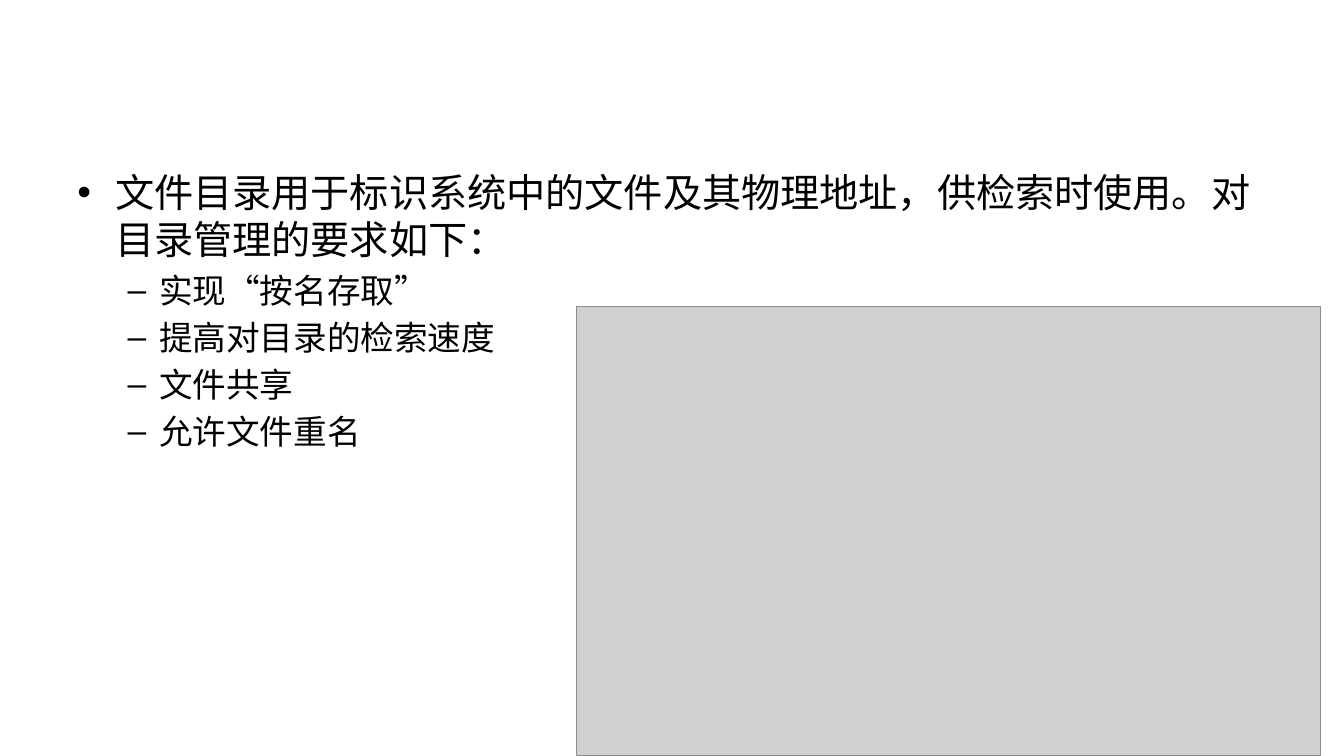
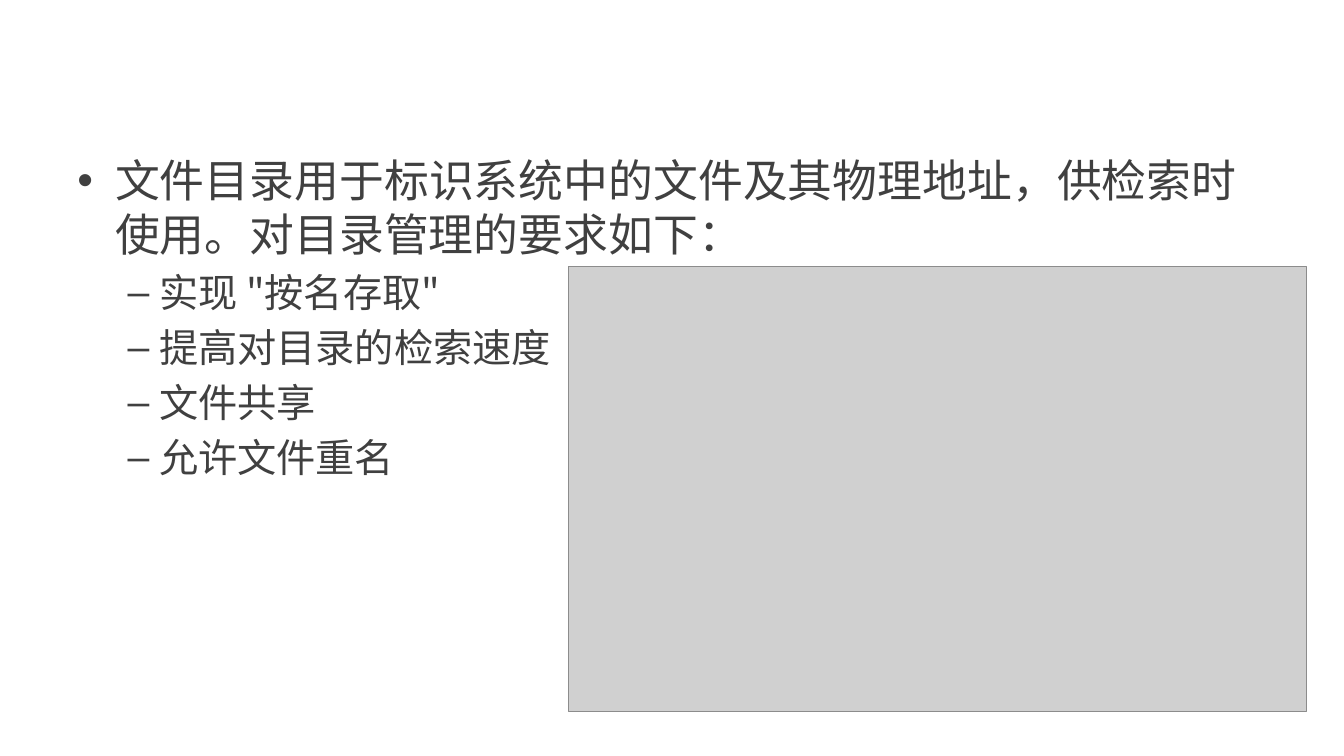
Before and after one commit to edu2act/course-computerIntroduction, a slide deck: slide 42 of materials/slides/ch05.pptx (slide 26 before the commit). Drawn at 1344x756 pixels with LibreOffice and Linux fonts; fonts in the diff are those of the drawing; grey boxes stand for pictures; background and template pictures are left out. Boxes give left, top, right and bottom in pixels: in the first picture for what was removed or moved away, otherwise in the second. Text is boxed around its words. In the diff, an @@ line names an element or a change of style, - is before the commit and + after.

```diff
--- a/materials/slides/ch05.pptx
+++ b/materials/slides/ch05.pptx
@@ text "文件目录用于标识系统中的文件及其物理地址，供检索时使用。对目录管理的要求如下：": place and size @@
-text "文件目录用于标识系统中的文件及其物理地址，供检索时使用。对目录管理的要求如下：" at box(115, 174, 1250, 447)
+text "文件目录用于标识系统中的文件及其物理地址，供检索时使用。对目录管理的要求如下：" at box(115, 159, 1236, 475)
@@ text at box(115, 159, 1236, 475): size 28 to 32 pt in "文件目录用于标识系统中的文件及其物理地址，供检索时使用。对目录管理的要求如下："; font Arial to Noto Sans CJK SC, text colour #000000 to #404040 in "文件目录用于标识系统中的文件及其物理地址，供检索时使用。对目录管理的要求如下：", "提高对目录的检索速度", "文件共享", "允许文件重名"; size 24 to 28 pt in "提高对目录的检索速度", "文件共享", "允许文件重名" @@
@@ picture: place and size @@
-picture at box(577, 307, 1321, 756)
+picture at box(569, 267, 1307, 712)
@@ text at box(159, 274, 440, 310): text changed; size 24 to 28 pt; font Arial to Noto Sans CJK SC; text colour #000000 to #404040 @@
-  – 实现“按名存取”
+  – 实现 "按名存取"
```
Also in this commit, not shown: 15 other slides changed, 17 slides added, 1 slide removed, 1 other file.
